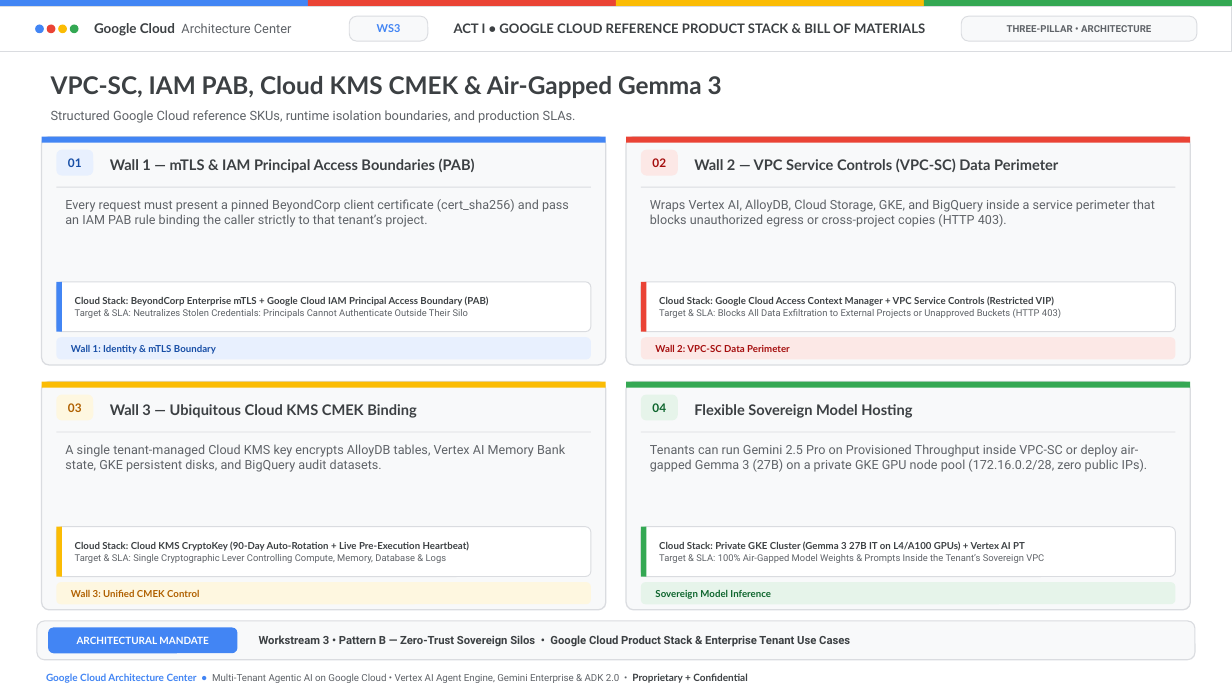
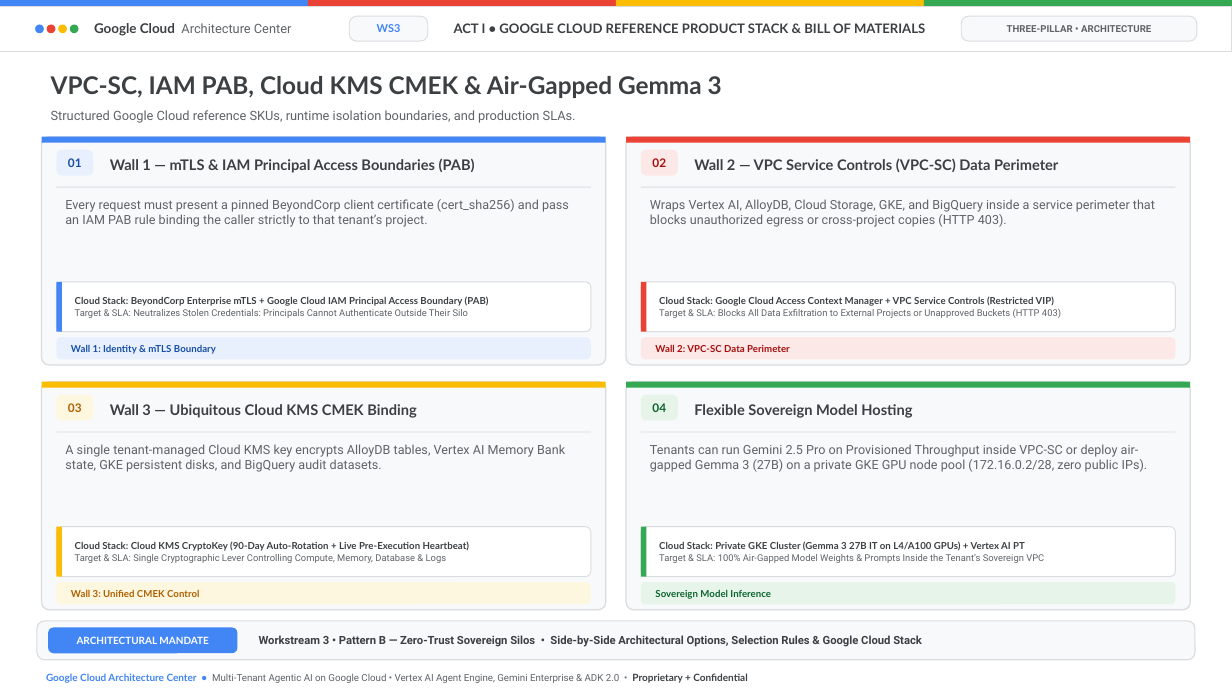
Before and after one commit to nitinaggarwal-12/blogs, a slide deck: slide 4 of slides/doc-mt-03-editable-slides.pptx. Drawn at 1232x693 pixels with LibreOffice and Linux fonts; fonts in the diff are those of the drawing. Boxes give left, top, right and bottom in pixels: in the first picture for what was removed or moved away, otherwise in the second. Text is boxed around its words. In the diff, an @@ line names an element or a change of style, - is before the commit and + after.

```diff
--- a/slides/doc-mt-03-editable-slides.pptx
+++ b/slides/doc-mt-03-editable-slides.pptx
@@ text at (259, 635, 922, 647): text changed @@
-Workstream 3 • Pattern B — Zero-Trust Sovereign Silos • Google Cloud Product Stack & Enterprise Tenant Use Cases
+Workstream 3 • Pattern B — Zero-Trust Sovereign Silos • Side-by-Side Architectural Options, Selection Rules & Google Cloud Stack
```
Also in this commit, not shown: 4 other slides changed, 18 other files.
